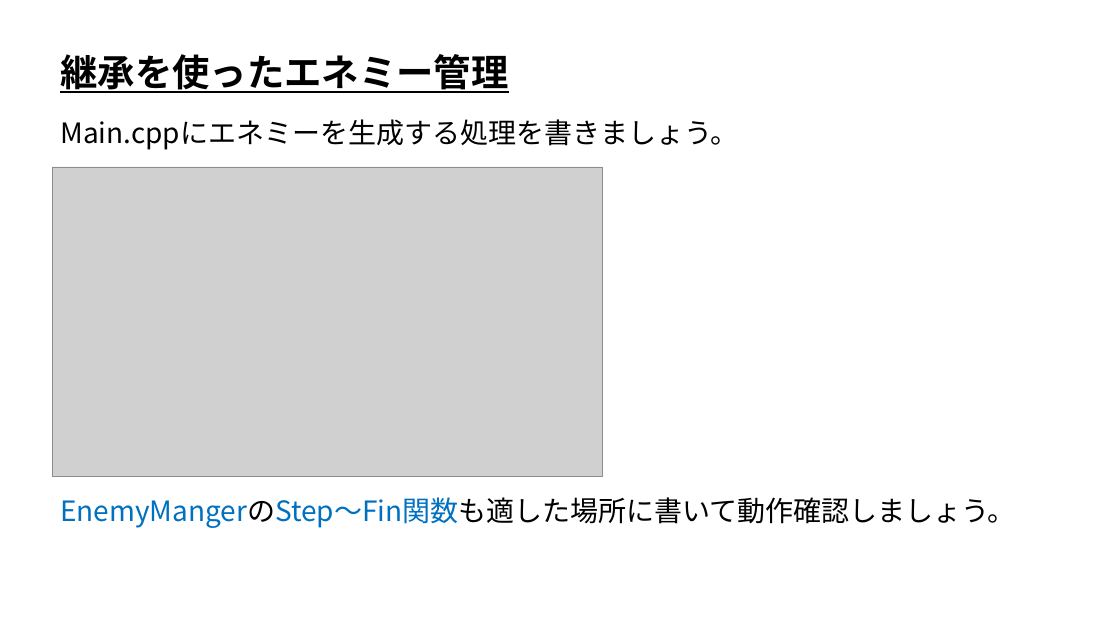
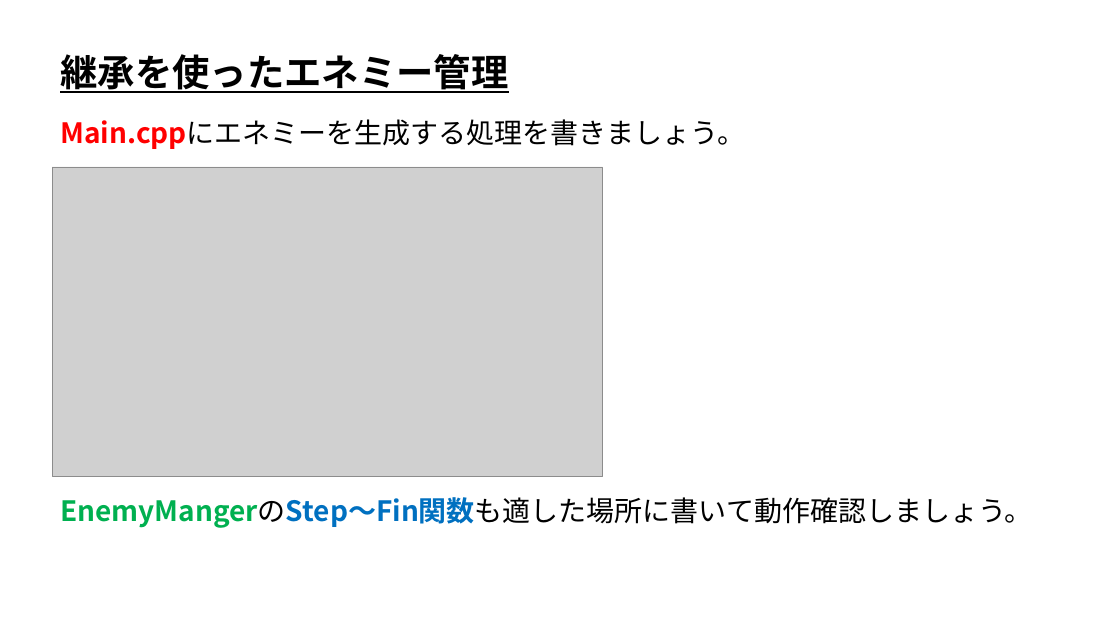
Before and after one commit to ArakiYusuke-Ohara/Textbook, a slide deck: slide 27 of ゲーム科2年/00_前期/ゲーム開発Ⅰ/13_継承を使ったエネミー管理.pptx. Drawn at 1120x630 pixels with LibreOffice and Linux fonts; fonts in the diff are those of the drawing; grey boxes stand for pictures. Boxes give left, top, right and bottom in pixels: in the first picture for what was removed or moved away, otherwise in the second. Text is boxed around its words. In the diff, an @@ line names an element or a change of style, - is before the commit and + after.

```diff
--- a/ゲーム科2年/00_前期/ゲーム開発Ⅰ/13_継承を使ったエネミー管理.pptx
+++ b/ゲーム科2年/00_前期/ゲーム開発Ⅰ/13_継承を使ったエネミー管理.pptx
@@ text "Main.cppにエネミーを生成する処理を書きましょう。" at <box>60,119,745,149</box>: text colour #000000 to #FF0000, bold on in "Main.cppにエネミーを生成する処理を書きましょう。" @@
@@ text "EnemyMangerのStep～Fin関数も適した場所に書いて動作確認しましょう。" at <box>60,497,1032,528</box>: text colour #0070C0 to #00B050, bold on in "EnemyMangerのStep～Fin関数も適した場所に書いて動作確認しましょう。" @@
```
Also in this commit, not shown: 23 other slides changed, 12 other files.
